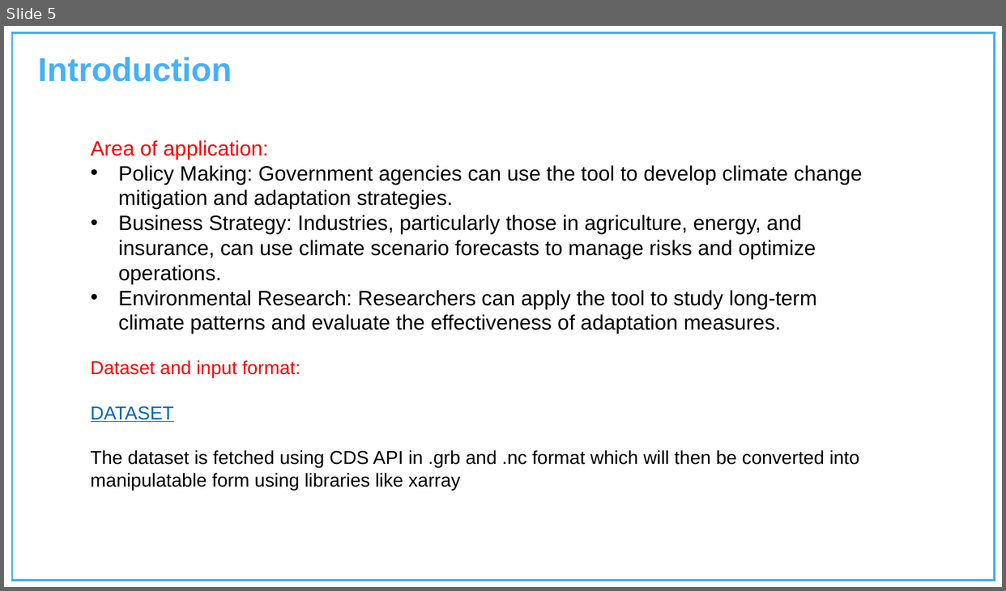
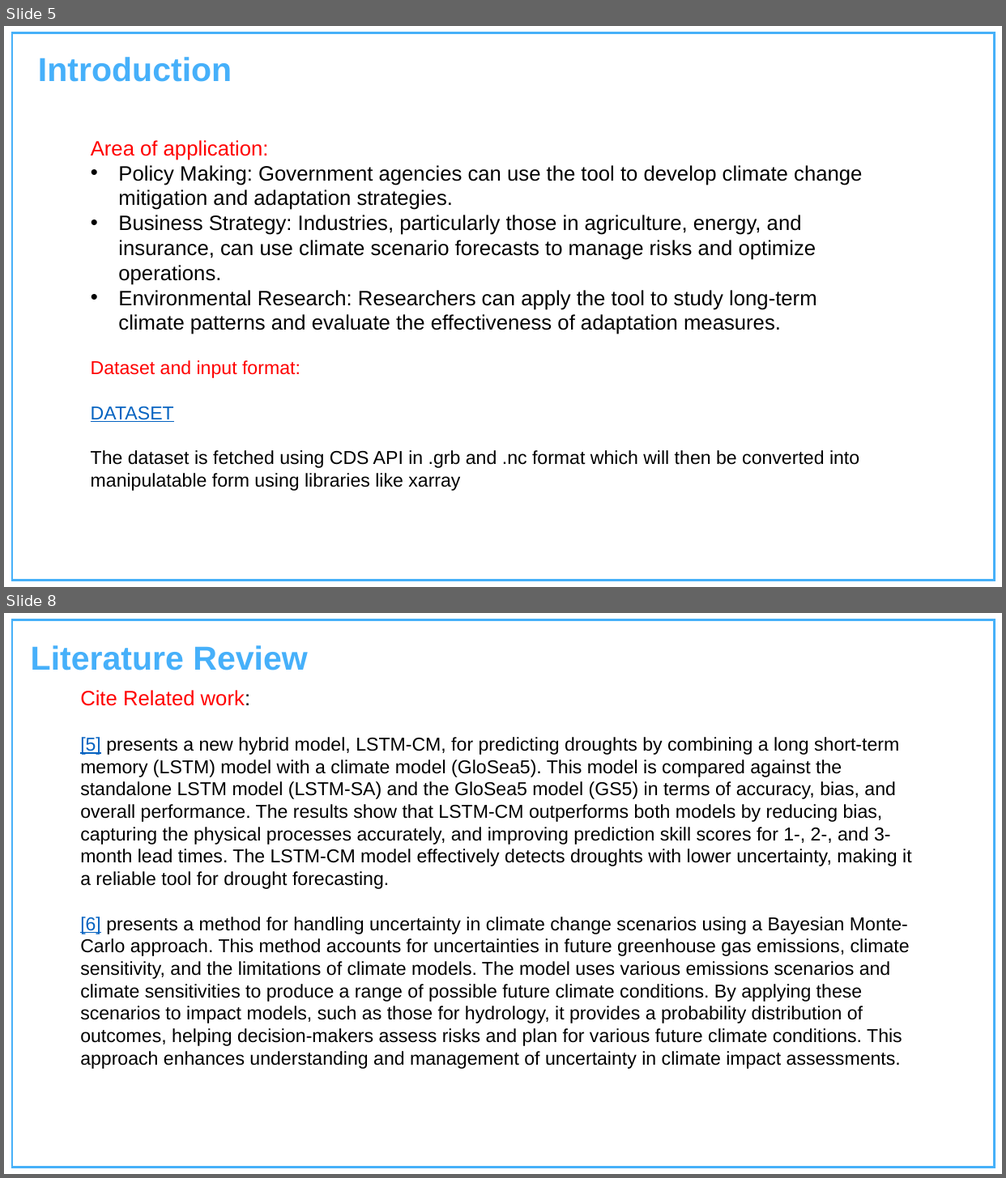
Before and after one commit to Charu-2718/AdaptiPlan, a slide deck: Project Presentation Template.pptx. Shown one above the other, each under a label of ours: slide 5 before the commit, slides 5 and 8 after it; the slides between them are not shown. The pictures are 1006x591 and 1006x1178 pixels, drawn with LibreOffice and Linux fonts; fonts in the diff are those of the drawing; background and template pictures are left out. Boxes give left, top, right and bottom in pixels: in the first picture for what was removed or moved away, otherwise in the second. Text is boxed around its words. In the diff, an @@ line names an element or a change of style, - is before the commit and + after.

```diff
--- a/Project Presentation Template.pptx
+++ b/Project Presentation Template.pptx
@@ slide 8 added at (x1=4, y1=613, x2=1002, y2=1174), background #FFFFFF; not listed: 1 template element that a slide beside it also shows @@
@@ text added at (x1=31, y1=645, x2=307, y2=671), 32 pt, text #46B0FA, bold @@
+Literature Review
@@ text added at (x1=80, y1=690, x2=912, y2=1069), 18 pt, text #000000 @@
+Cite Related work:
+[5] presents a new hybrid model, LSTM-CM, for predicting droughts by combining a long short-term memory (LSTM) model with a climate model (GloSea5). This model is compared against the standalone LSTM model (LSTM-SA) and the GloSea5 model (GS5) in terms of accuracy, bias, and overall performance. The results show that LSTM-CM outperforms both models by reducing bias, capturing the physical processes accurately, and improving prediction skill scores for 1-, 2-, and 3-month lead times. The LSTM-CM model effectively detects droughts with lower uncertainty, making it a reliable tool for drought forecasting.
+[6] presents a method for handling uncertainty in climate change scenarios using a Bayesian Monte-Carlo approach. This method accounts for uncertainties in future greenhouse gas emissions, climate sensitivity, and the limitations of climate models. The model uses various emissions scenarios and climate sensitivities to produce a range of possible future climate conditions. By applying these scenarios to impact models, such as those for hydrology, it provides a probability distribution of outcomes, helping decision-makers assess risks and plan for various future climate conditions. This approach enhances understanding and management of uncertainty in climate impact assessments.
```
Also in this commit, not shown: 4 slides changed, 1 other slide added, 1 other file.
